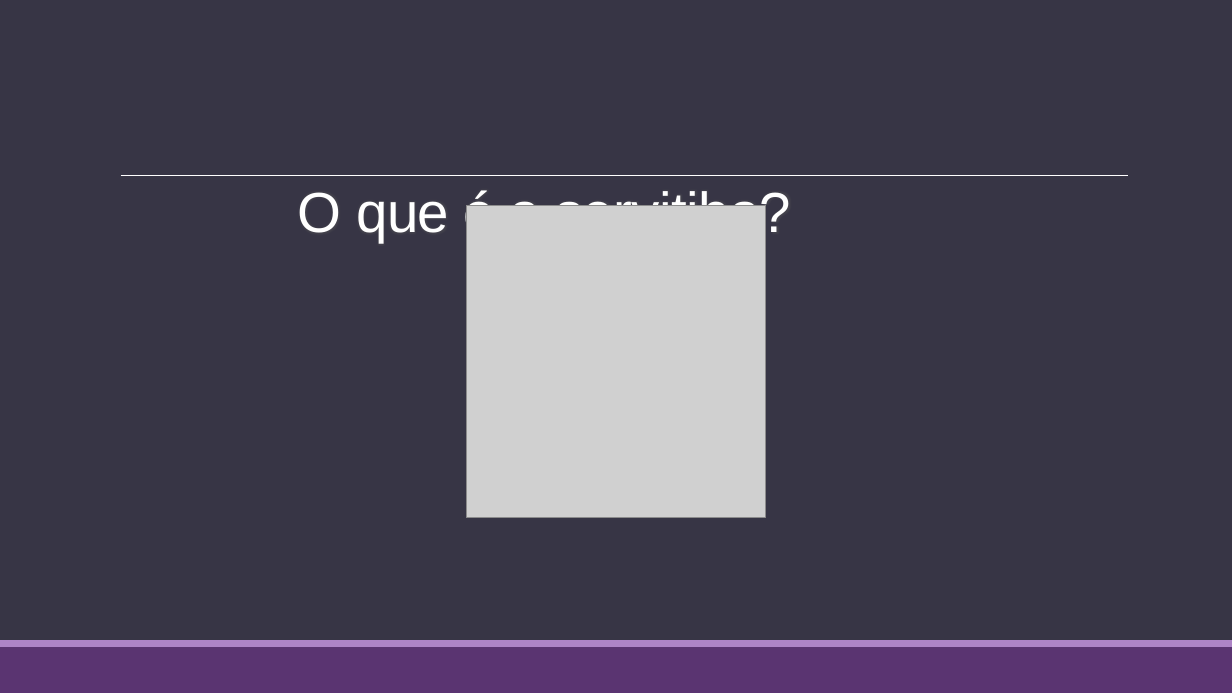
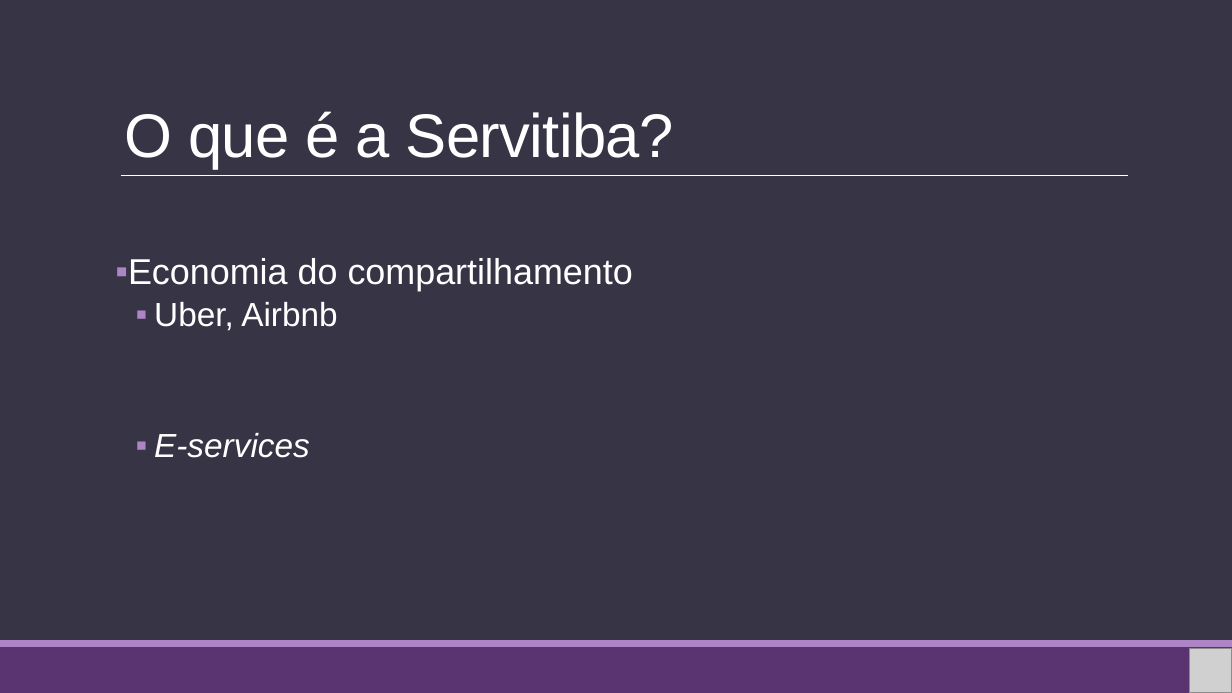
Before and after one commit to ronaldobini/TCC, a slide deck: slide 8 of TCC/documentacao/ServitibaPP.pptx (slide 6 before the commit). Drawn at 1232x693 pixels with LibreOffice and Linux fonts; fonts in the diff are those of the drawing; grey boxes stand for pictures. Boxes give left, top, right and bottom in pixels: in the first picture for what was removed or moved away, otherwise in the second. Text is boxed around its words. In the diff, an @@ line names an element or a change of style, - is before the commit and + after.

Commit message:
Apresentação

```diff
--- a/TCC/documentacao/ServitibaPP.pptx
+++ b/TCC/documentacao/ServitibaPP.pptx
@@ title at <box>125,111,674,169</box>: text changed; size 44 to 48 pt @@
-O que é a servitiba?
+O que é a Servitiba?
@@ picture removed at <box>467,205,766,518</box> @@
@@ text added at <box>115,258,633,458</box>, 28 pt, text #FFFFFF @@
+▪ Economia do compartilhamento
+  ▪ Uber, Airbnb
+  ▪ E-services
@@ picture added at <box>1189,649,1232,693</box> @@
```
Also in this commit, not shown: 1 other slide changed, 11 slides added, 6 slides removed.
